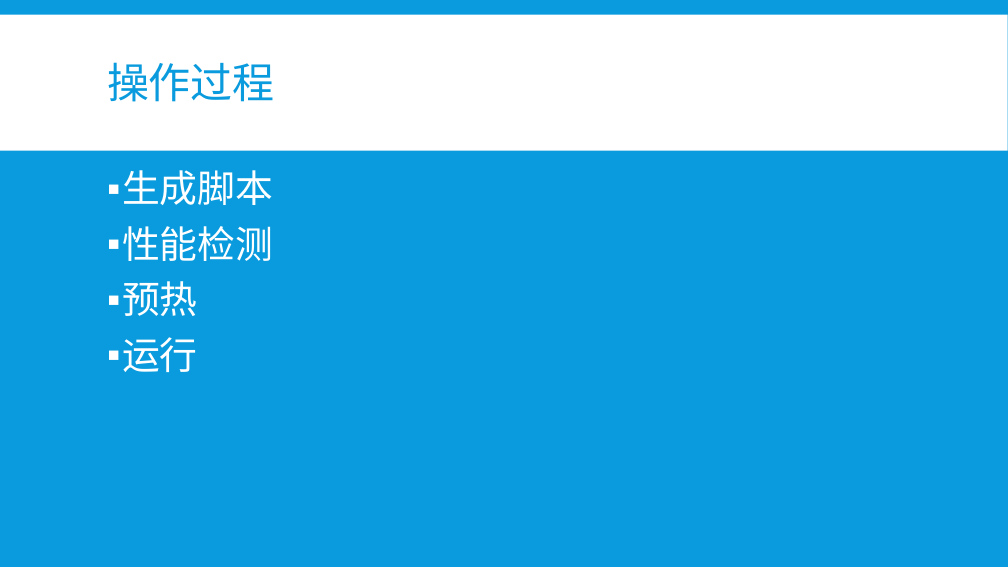
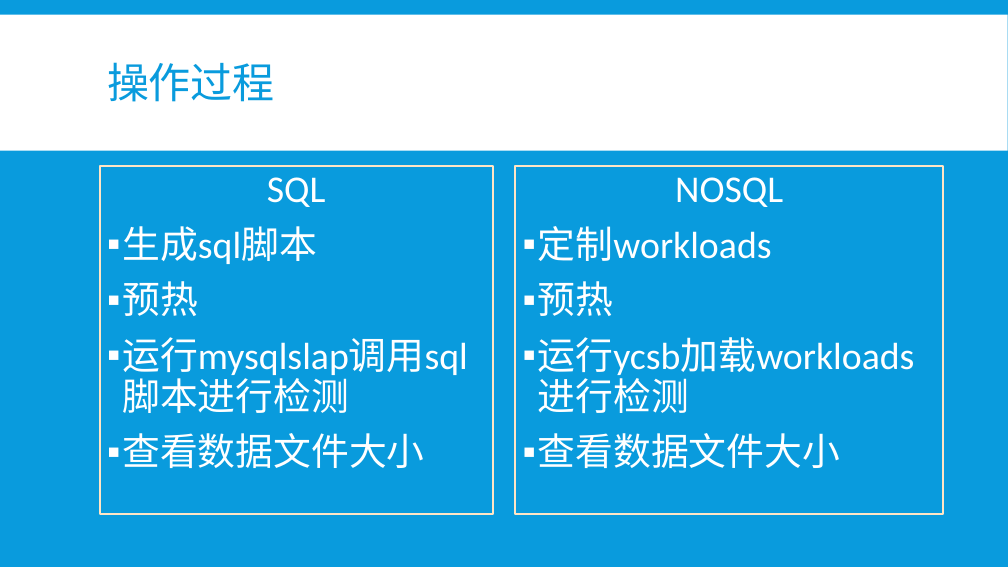
Before and after one commit to b4ubles/PCBNS, a slide deck: slide 12 of doc/NoSQL vs SQL.pptx. Drawn at 1008x567 pixels with LibreOffice and Linux fonts; fonts in the diff are those of the drawing. Boxes give left, top, right and bottom in pixels: in the first picture for what was removed or moved away, otherwise in the second. Text is boxed around its words. In the diff, an @@ line names an element or a change of style, - is before the commit and + after.

```diff
--- a/doc/NoSQL vs SQL.pptx
+++ b/doc/NoSQL vs SQL.pptx
@@ text "SQL": place and size @@
-text "SQL" at [122,170,273,372]
+text "SQL" at [100,166,493,514]
@@ text "SQL" at [100,166,493,514]: outline none to #FFE6C5 2 pt @@
@@ text at [122,177,326,264]: text changed @@
-▪ 生成脚本
-▪ 性能检测
+SQL
+▪ 生成sql脚本
@@ text added at [515,166,943,514], outline #FFE6C5 2 pt, 36 pt, text #FFFFFF @@
+NOSQL
+▪ 定制workloads
+▪ 预热
+▪ 运行ycsb加载workloads进行检测
+▪ 查看数据文件大小
@@ text at [122,337,467,468]: text changed @@
-▪ 运行
+▪ 运行mysqlslap调用sql脚本进行检测
+▪ 查看数据文件大小
```
Also in this commit, not shown: 13 other slides changed, 6 slides added, 5 slides removed.
